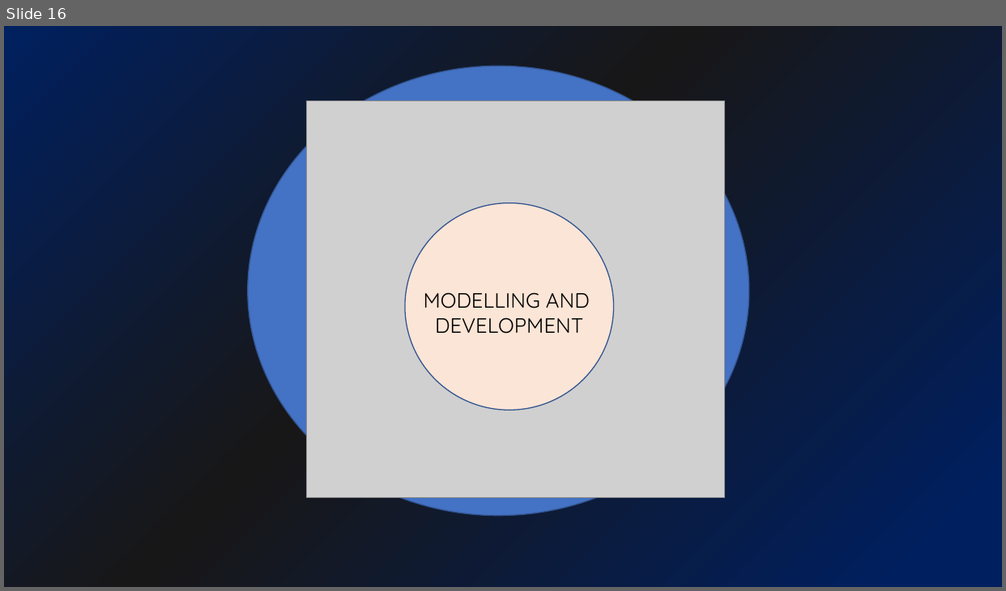
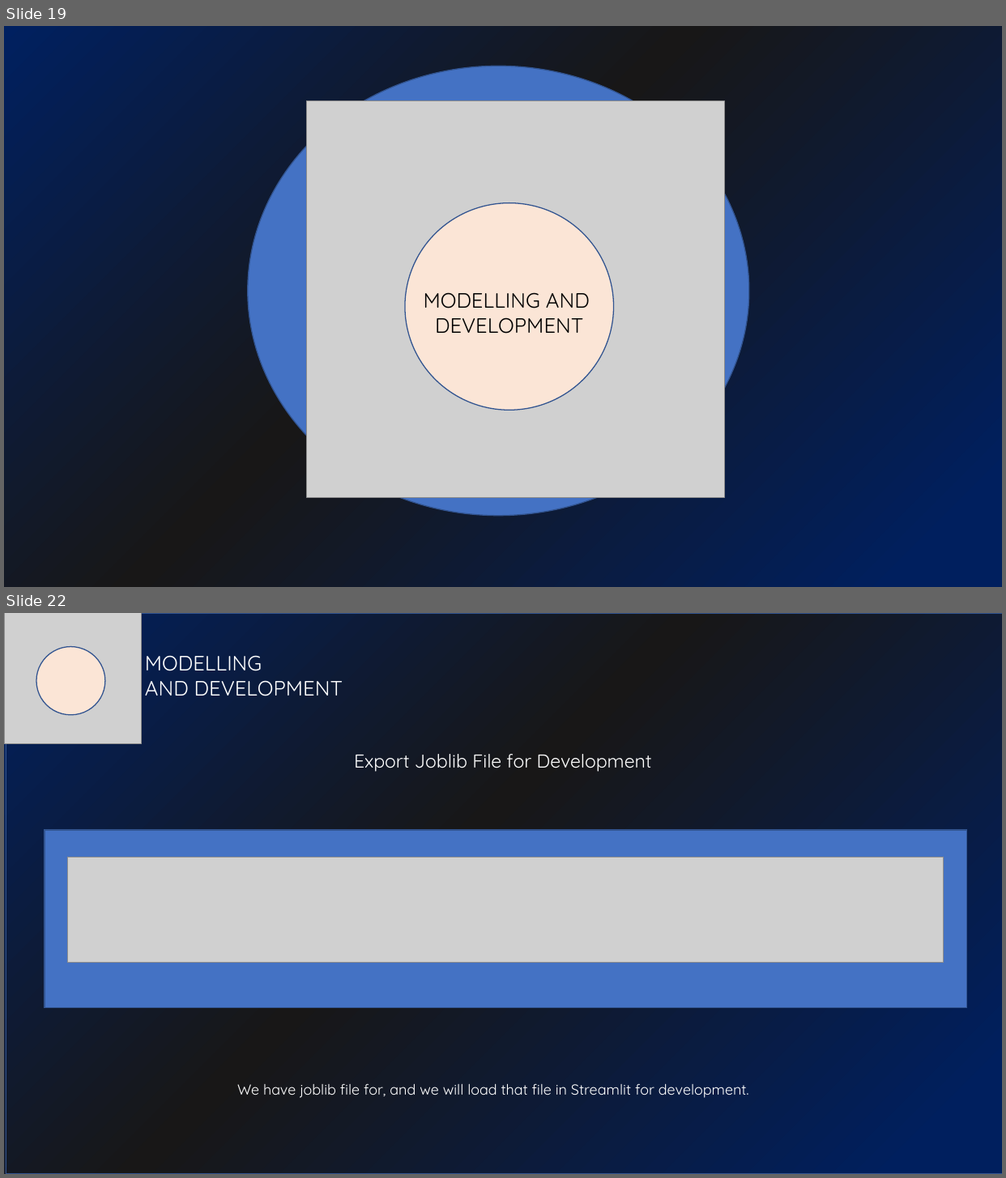
Before and after one commit to yodialfa/BPJSCostPrediction-Hackathon, a slide deck: bpjs.pptx. Shown one above the other, each under a label of ours: slide 16 before the commit, slides 19 and 22 after it; the slides between them are not shown. The pictures are 1006x591 and 1006x1178 pixels, drawn with LibreOffice and Linux fonts; fonts in the diff are those of the drawing; grey boxes stand for pictures. Boxes give left, top, right and bottom in pixels: in the first picture for what was removed or moved away, otherwise in the second. Text is boxed around its words. In the diff, an @@ line names an element or a change of style, - is before the commit and + after.

```diff
--- a/bpjs.pptx
+++ b/bpjs.pptx
@@ slide 22 added at (4,613,1002,1174), background gradient #001F5E to #181717 to #002060 @@
@@ ellipse added at (4,613,1002,1174), fill #4472C4 at 11% opacity, outline #325491 1 pt @@
@@ picture added at (4,613,142,744) @@
@@ rectangle added at (6,613,1002,1174), fill gradient #001F5E to #181717 to #002060, outline #325491 1 pt @@
@@ ellipse added at (36,647,105,715), fill #FBE5D6, outline #325491 1 pt @@
@@ text added at (145,655,343,696), 20 pt, text #FFFFFF @@
+MODELLING
+AND DEVELOPMENT
@@ text added at (354,754,652,772), 18 pt, text #FFFFFF @@
+Export Joblib File for Development
@@ rectangle added at (44,830,967,1008), fill #4472C4, outline #325491 1 pt @@
@@ picture added at (68,858,944,963) @@
@@ text added at (237,1084,749,1098), 14 pt, text #FFFFFF @@
+We have joblib file for, and we will load that file in Streamlit for development.
@@ what was slide 16 is now slide 19 @@
```
Also in this commit, not shown: 3 slides changed, 6 other slides added, 2 other files.
